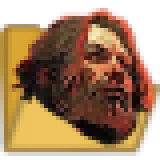
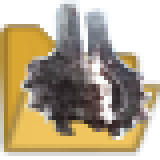
Two versions of the same layered image (160 x 160). Layer-by-layer changes:
added layer "Слой 14" above "Слой 13" over [20, 0, 152, 140]
hid "Слой 13" over [8, 0, 160, 148]
